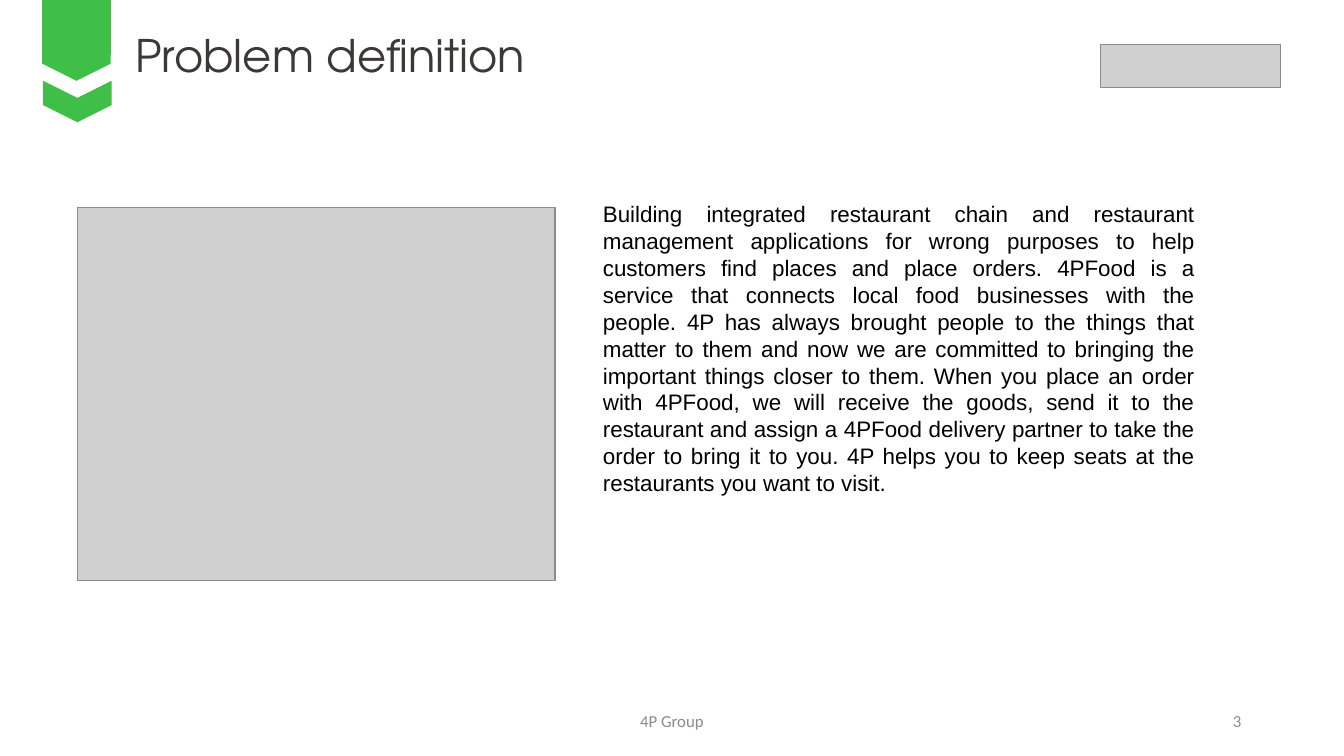
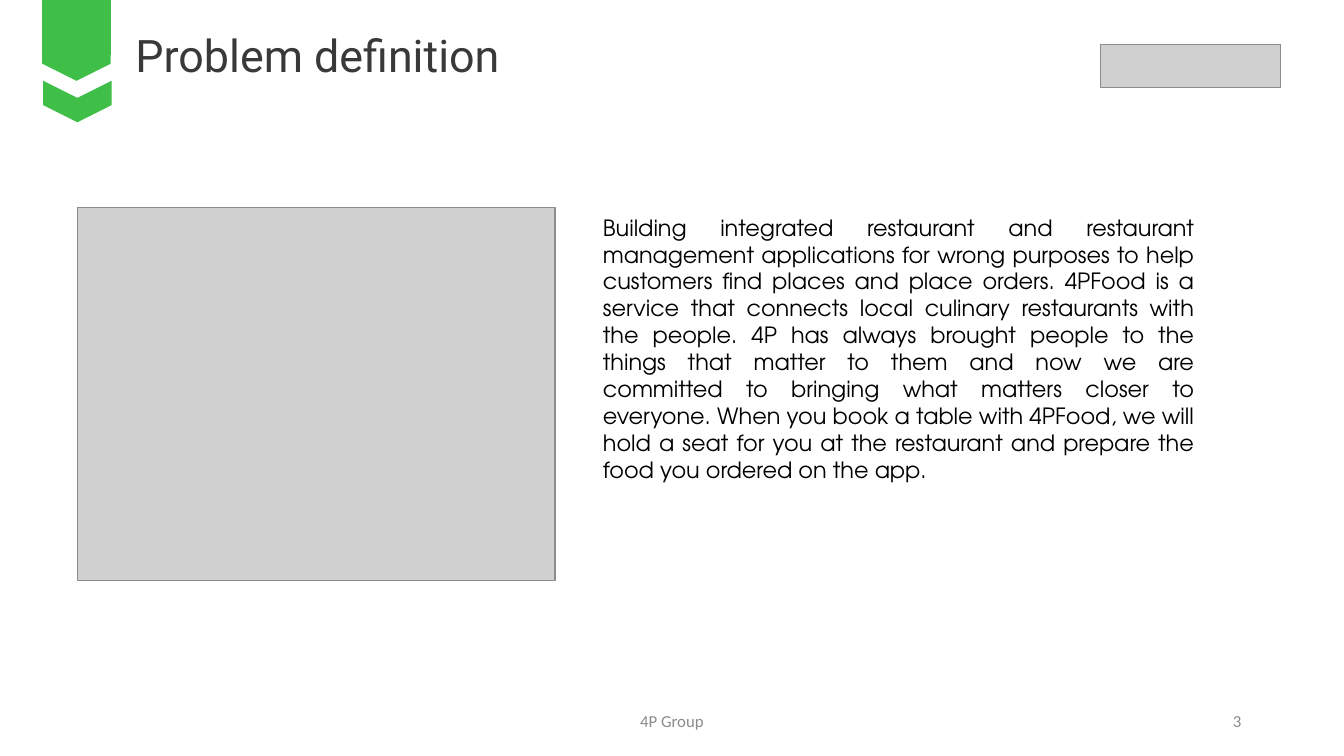
Before and after one commit to nhanntce/Fall_Group01, a slide deck: slide 3 of [Group 01][4P Food][PowerPointSWD].pptx. Drawn at 1344x756 pixels with LibreOffice and Linux fonts; fonts in the diff are those of the drawing; grey boxes stand for pictures. Boxes give left, top, right and bottom in pixels: in the first picture for what was removed or moved away, otherwise in the second. Text is boxed around its words. In the diff, an @@ line names an element or a change of style, - is before the commit and + after.

```diff
--- a/[Group 01][4P Food][PowerPointSWD].pptx
+++ b/[Group 01][4P Food][PowerPointSWD].pptx
@@ text "Problem definition" at [135,38,499,73]: font TeX Gyre Adventor to Roboto @@
@@ text at [603,219,1194,483]: text changed; font Arial to TeX Gyre Adventor @@
-Building integrated restaurant chain and restaurant management applications for wrong purposes to help customers find places and place orders. 4PFood is a service that connects local food businesses with the people. 4P has always brought people to the things that matter to them and now we are committed to bringing the important things closer to them. When you place an order with 4PFood, we will receive the goods, send it to the restaurant and assign a 4PFood delivery partner to take the order to bring it to you. 4P helps you to keep seats at the restaurants you want to visit.
+Building integrated restaurant and restaurant management applications for wrong purposes to help customers find places and place orders. 4PFood is a service that connects local culinary restaurants with the people. 4P has always brought people to the things that matter to them and now we are committed to bringing what matters closer to everyone. When you book a table with 4PFood, we will hold a seat for you at the restaurant and prepare the food you ordered on the app.
```
Also in this commit, not shown: 12 other slides changed, 13 other files.
